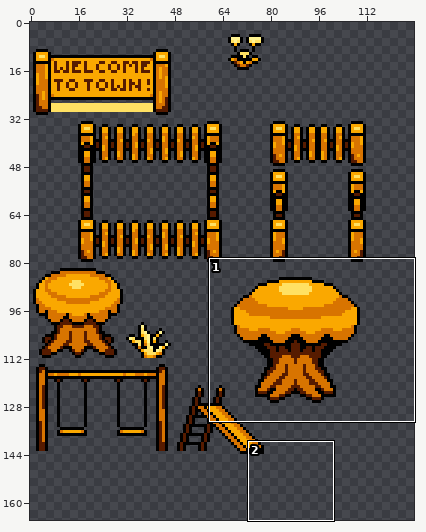
Two versions of one pixel-art file, Assets/Sprites/DV_DecorTiles.aseprite. The picture above shows the old version from afar; the outline marks the close-up.
Close-up. Before:
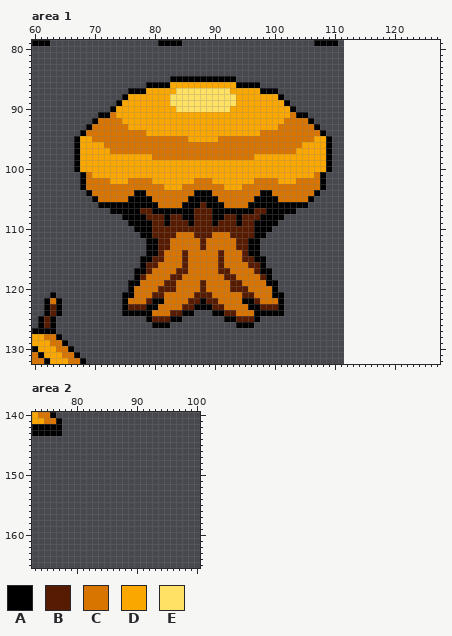
112x176 pixels, 1 frame. Shown: area 1: x 60..127, y 79..132; area 2: x 73..100, y 140..165. The old version is drawn lined up with the new one, on the new canvas. The wide view leaves out empty margins.
Palette (. is transparent): A #000000  B #561b00  C #d87400  D #faa800  E #ffe163
Pixels before, area 1 (only the part around the change), first column x 60:
 81 ....................................................................
 82 ....................................................................
 83 ....................................................................
 84 ....................................................................
 85 .......................AAAAAAAAAAA..................................
 86 ...................AAAADDDDDDDDDDDAAAA..............................
 87 ................AAADDDDDEEEEEEEEEDDDDDAAA...........................
 88 ...............ADDDDDDDEEEEEEEEEEEDDDDDDDA..........................
 89 ..............ADDDDDDDDEEEEEEEEEEEDDDDDDDDA.........................
 90 .............ADDDDDDDDDDEEEEEEEEEDDDDDDDDDDA........................
 91 ...........AACDDDDDDDDDDDDDDDDDDDDDDDDDDDDDCAA......................
 92 ..........ACCCCDDDDDDDDDDDDDDDDDDDDDDDDDDDCCCCA.....................
 93 .........ACCCCCCDDDDDDDDDDDDDDDDDDDDDDDDDCCCCCCA....................
 94 ........ACCCCCCCCCCDDDDDDDDDDDDDDDDDDDCCCCCCCCCCA...................
 95 .......ADDCCCCCCCCCCCCCCCCDDDDDCCCCCCCCCCCCCCCCDDA..................
 96 .......ADDDDCCCCCCCCCCCCCCCCCCCCCCCCCCCCCCCCCDDDDA..................
 97 .......ADDDDDCCCCCCCCCCCCCCCCCCCCCCCCCCCCCCCDDDDDA..................
 98 .......ADDDDDDDDDDDDCCCCCCCCCCCCCCCCCDDDDDDDDDDDDA..................
 99 .......ADDDDDDDDDDDDDDDDDDDDDDDDDDDDDDDDDDDDDDDDDA..................
100 .......ADDDDDDDDDDDDDDDDDDDDDDDDDDDDDDDDDDDDDDDDDA..................
101 ........ACDDDDDDDDDDDDDDDDDDDDDDDDDDDDDDDDDDDDDCA...................
102 ........ACCCCDDDCCCCDDDDDDDCCCDDDDDDDCCCCDDDCCCCA...................
103 ........ACCCCCCCCCCCCCDDDCCCCCCCDDDCCCCCCCCCCCCCA...................
104 .........ACCCCCCCAACCCCCCCCAAACCCCCCCCAACCCCCCCA....................
105 ..........ACCCCCAAAACCCCCCAAAAACCCCCCAAAACCCCCA.....................
106 ...........AAAAAAAAAACCCCAAABAAACCCCAAAAAAAAAA......................
107 .............AAAAABBAAAAAAABBBAAAAAAABBAAAAA........................
108 ...............AAAABBBABBAABBBAABBABBBAAAA..........................
109 ................AAAABBABBBABBBABBBABBAAAA...........................
110 .................AAABBBBBBBBBBBBBBBBBAAA............................
111 ..................AABBBBCCCBBBCCCBBBBAA.............................
112 ...................AABBCCCCCBCCCCCBBAA..............................
113 ...................AABBCCCCCBCCCCCBBAA..............................
114 ...................AABCCCBCCCCCBCCCBAA..............................
115 ..................AABBCCCBCCCCCBCCCBBAA.............................
116 ..................ABBCCCCBCCCCCBCCCCBBA.............................
117 .................AABCCCCBBCCCCCBBCCCCBAA............................
118 .................ABCCCCBBCCCCCCCBBCCCCBA............................
119 ................AACCCCBBCCCCBCCCCBBCCCCAA...........................
120 ................ACCCCBBBCCCCBCCCCBBBCCCCA...........................
121 ...A...........AACCCBBCCCCCBBBCCCCCBBCCCAA..........................
122 ..ACA..........ACCCBAACCCCBBABBCCCCAABCCCA..........................
123 ..ABA..........ABBBAACCCCBBAAABBCCCCAABBBA..........................
124 ..ABA..........AAAAACCCBBAA...AABBCCCAAAAA..........................
125 .ABA...............ABBBAA.......AABBBA..............................
126 .ABA................AAA...........AAA...............................
127 AAAA................................................................
128 DDCCA...............................................................
129 DDDCCA..............................................................
130 ADDDCCA.............................................................
131 CADDDCCA............................................................
132 CCADDDCCA...........................................................
Pixels before, area 2, first column x 73:
140 DCCA.
141 DDCCA
142 AAAAA
143 AAAAA
The result:
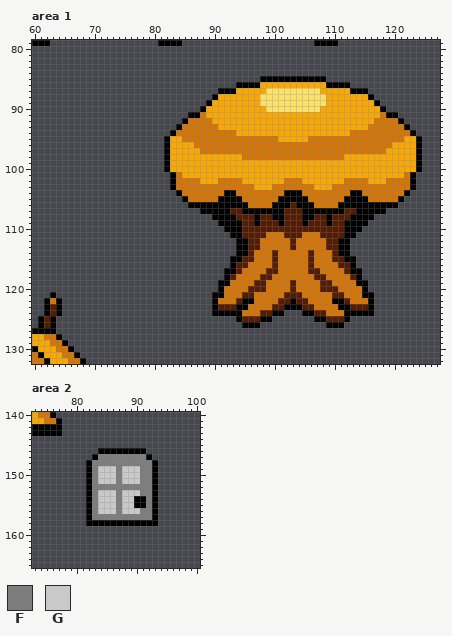
Colours new in this view: F #7d7d7d  G #c9c9c9
Difference:
canvas 112x176 -> 128x176
Changed rows in their new state; - is an unchanged pixel.
Area 1:
first column x 67:
 85 ----------------...........----AAAAAAAAAAA----------------
 86 ------------...............----DDDDDDDDDDDAAAA------------
 87 ---------...............AAA----DEEEEEEEEEDDDDDAAA---------
 88 --------...............ADDD----EEEEEEEEEEEDDDDDDDA--------
 89 -------...............ADDDD----EEEEEEEEEEEDDDDDDDDA-------
 90 ------...............ADDDD------EEEEEEEEEDDDDDDDDDDA------
 91 ----...............AAC--------------DDDDDDDDDDDDDDDCAA----
 92 ---...............ACCCC------------DDDDDDDDDDDDDDDCCCCA---
 93 --...............ACCCCCC----------DDDDDDDDDDDDDDDCCCCCCA--
 94 -...............ACCCCCCCCCC----DDDDDDDDDDDDDDDCCCCCCCCCCA-
 95 ...............ADD-CCCCC----------DDDDD-CCCCCCCCCCCCCCCDDA
 96 ...............ADDDD------------------CCCCCCCCCCCCCCCDDDDA
 97 ...............ADDDDD----------------CCCCCCCCCCCCCCCDDDDDA
 98 ...............ADDDDDDDDDDDD--CCCCCCCCCCCCCCCDDDDDDDDDDDDA
 99 ...............A--------------------------DDDDDDDDDDDDDDDA
100 ...............A--------------------------DDDDDDDDDDDDDDDA
101 -...............AC----------------------DDDDDDDDDDDDDDDCA-
102 -...............ACCC-DD-CCCC--DDDD-CC-DDDDDDDCCCCDDDCCCCA-
103 -...............AC-------CCC--DDD-------DDDCCCCCCCCCCCCCA-
104 --...............A--CCC--AA----CC--AAA--CCCCCCAACCCCCCCA--
105 ---...............ACCCCCAAAA--CCCCAAAAACCCCCCAAAACCCCCA---
106 ----...............--A---AAAACCCC---B--ACCCCAAAAAAAAAA----
107 ------...............AA---BB--AA---BBBAAAAAAABBAAAAA------
108 --------...............--AAB--ABB--BBBAABBABBBAAAA--------
109 ---------...............AAA----BBBABBBABBBABBAAAA---------
110 ----------...............AAA--BBBBBBBBBBBBBBBAAA----------
111 -----------...............AA--BBCCCBBBCCCBBBBAA-----------
112 ------------...............AABBCCCCCBCCCCCBBAA------------
113 ------------...............AABBCCCCCBCCCCCBBAA------------
114 ------------...............AABCCCBCCCCCBCCCBAA------------
115 -----------...............AA--CCCBCCCCCBCCCBBAA-----------
116 -----------...............ABBCCCCBCCCCCBCCCCBBA-----------
117 ----------...............AAB--CCBBCCCCCBBCCCCBAA----------
118 ----------...............A------BCCCCCCCBBCCCCBA----------
119 ---------...............AACC--BBCCCCBCCCCBBCCCCAA---------
120 ---------...............A-CCCBBB-CCCBCCCCBBBCCCCA---------
121 --------...............AA--------CCBBBCCCCCBBCCCAA--------
122 --------...............A---B--C---BBABBCCCCAABCCCA--------
123 --------...............A-BBAACCCC-BAAABBCCCCAABBBA--------
124 --------............-----AAA--CBB-----AABBCCCAAAAA--------
125 ------------......-------..A--BAA-------AABBBA------------
126 -------------...-----------.--A-----------AAA-------------
Area 2:
first column x 82:
146 --AAAAAAAA--
147 -AFFFFFFFFA-
148 AFFFFFFFFFFA
149 AFGGGFGGGFFA
150 AFGGGFGGGFFA
151 AFGGGFGGGFFA
152 AFFFFFFFFFFA
153 AFGGGFGGGFFA
154 AFGGGFGGAAFA
155 AFGGGFGGAAFA
156 AFGGGFGGGFFA
157 AFFFFFFFFFFA
158 AAAAAAAAAAAA
Where, in picture pixels (left, top, right, bottom), the same in both close-ups:
changed: (74, 76, 422, 328)
added: (86, 448, 158, 526)
